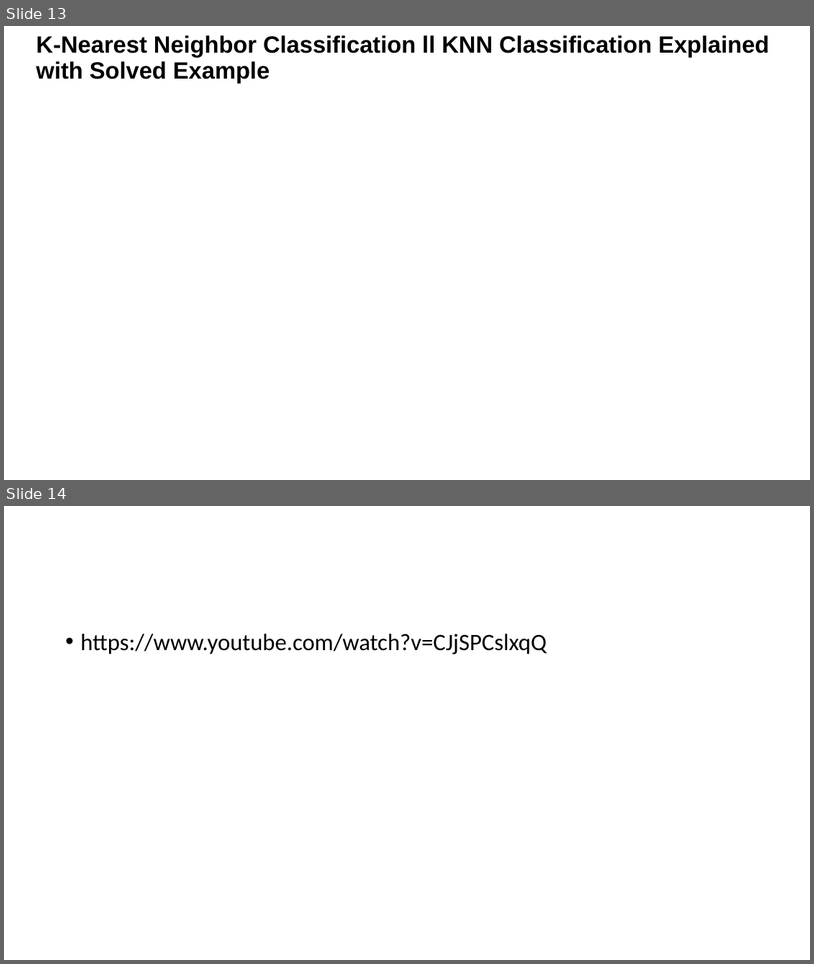
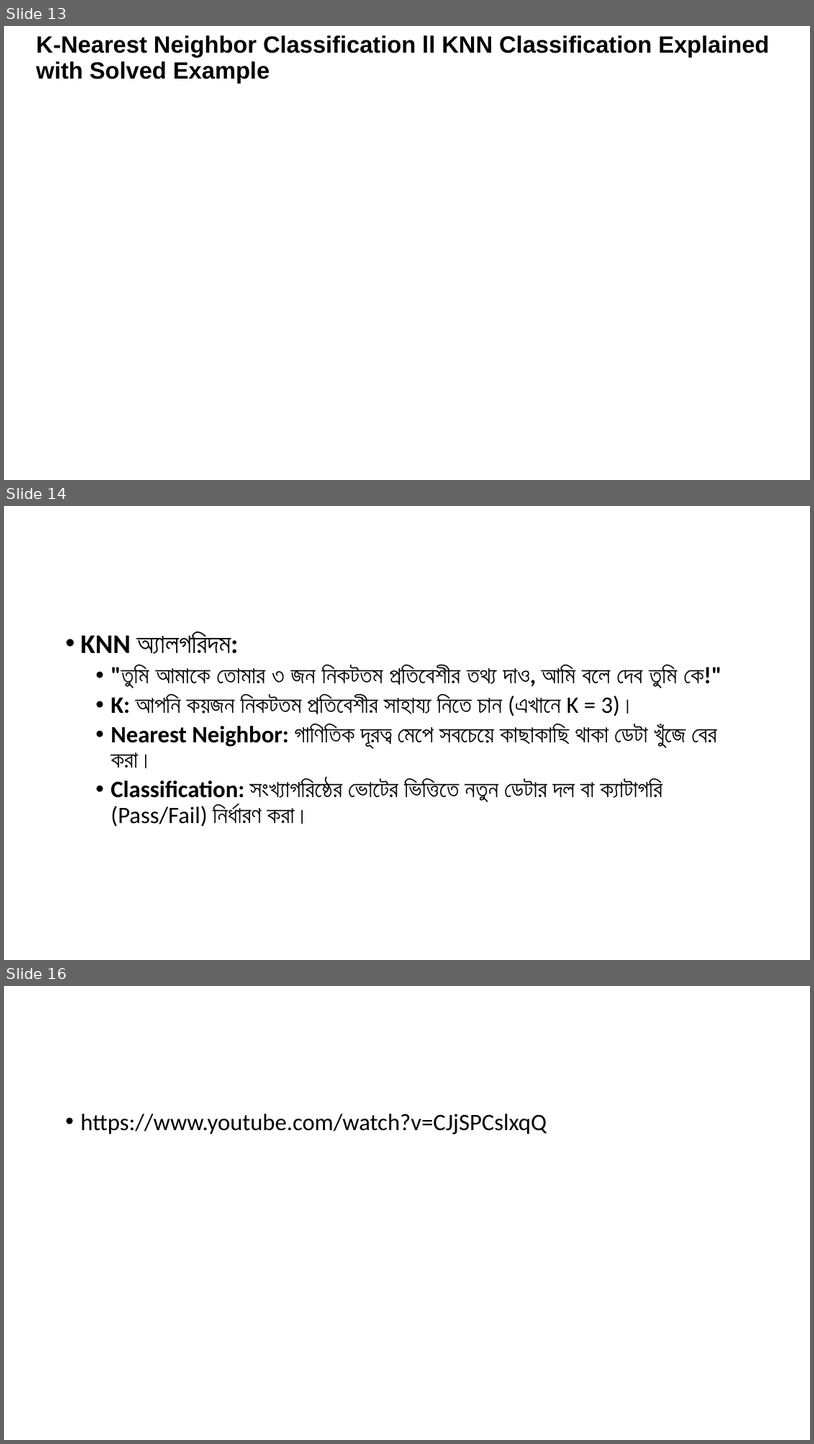
Before and after one commit to SharafatKarim/pstu-cse-academic, a slide deck: Semester 7/algorithm engineering/slides (murad sir)/3.pptx. Shown one above the other, each under a label of ours: slides 13 and 14 before the commit, slides 13, 14 and 16 after it; the slides between them are not shown. The pictures are 814x964 and 814x1444 pixels, drawn with LibreOffice and Linux fonts; fonts in the diff are those of the drawing; background and template pictures are left out. Boxes give left, top, right and bottom in pixels: in the first picture for what was removed or moved away, otherwise in the second. Text is boxed around its words. In the diff, an @@ line names an element or a change of style, - is before the commit and + after.

```diff
--- a/Semester 7/algorithm engineering/slides (murad sir)/3.pptx
+++ b/Semester 7/algorithm engineering/slides (murad sir)/3.pptx
@@ slide 14 added at (4, 506, 810, 960), background #FFFFFF @@
@@ text added at (80, 632, 722, 826), 28 pt, text #000000 @@
+• KNN অ্যালগরিদম:
+  • "তুমি আমাকে তোমার ৩ জন নিকটতম প্রতিবেশীর তথ্য দাও, আমি বলে দেব তুমি কে!"
+  • K: আপনি কয়জন নিকটতম প্রতিবেশীর সাহায্য নিতে চান (এখানে K = 3)।
+  • Nearest Neighbor: গাণিতিক দূরত্ব মেপে সবচেয়ে কাছাকাছি থাকা ডেটা খুঁজে বের করা।
+  • Classification: সংখ্যাগরিষ্ঠের ভোটের ভিত্তিতে নতুন ডেটার দল বা ক্যাটাগরি (Pass/Fail) নির্ধারণ করা।
@@ what was slide 14 is now slide 16 @@
```
Also in this commit, not shown: 5 other slides added.
